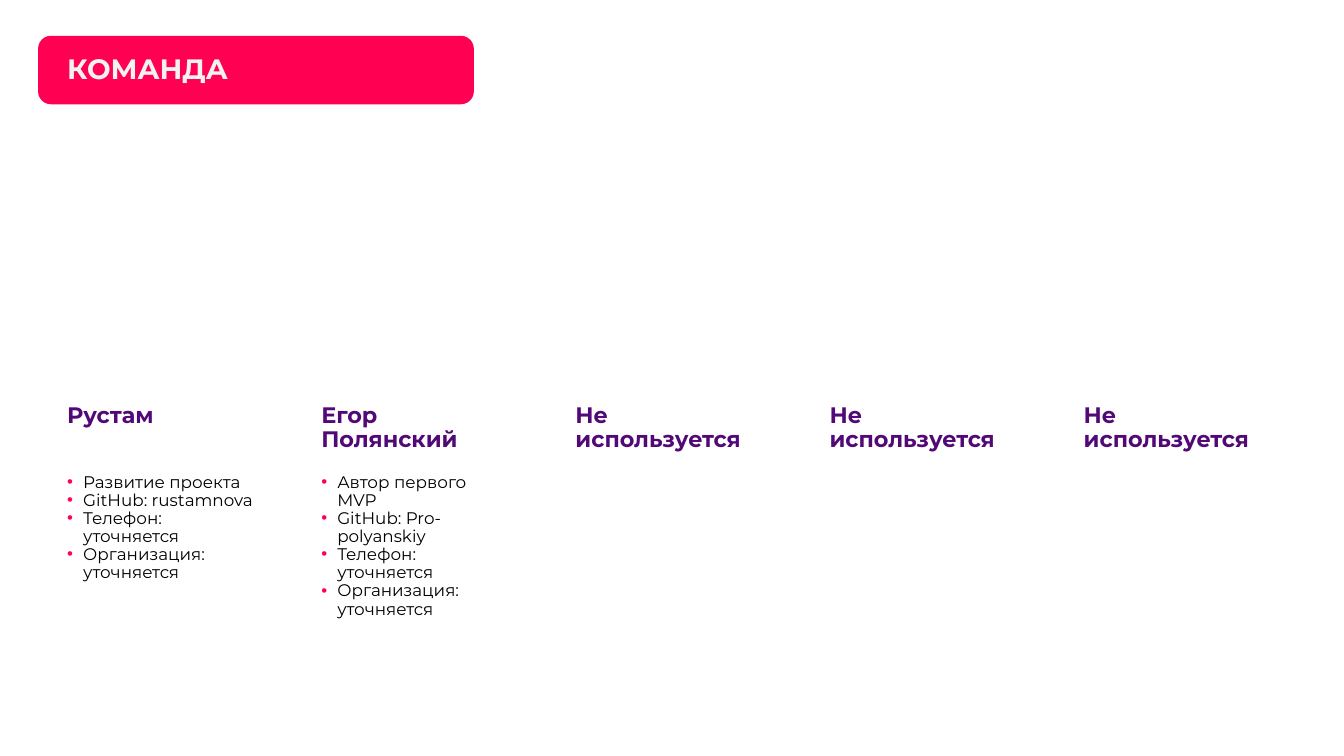
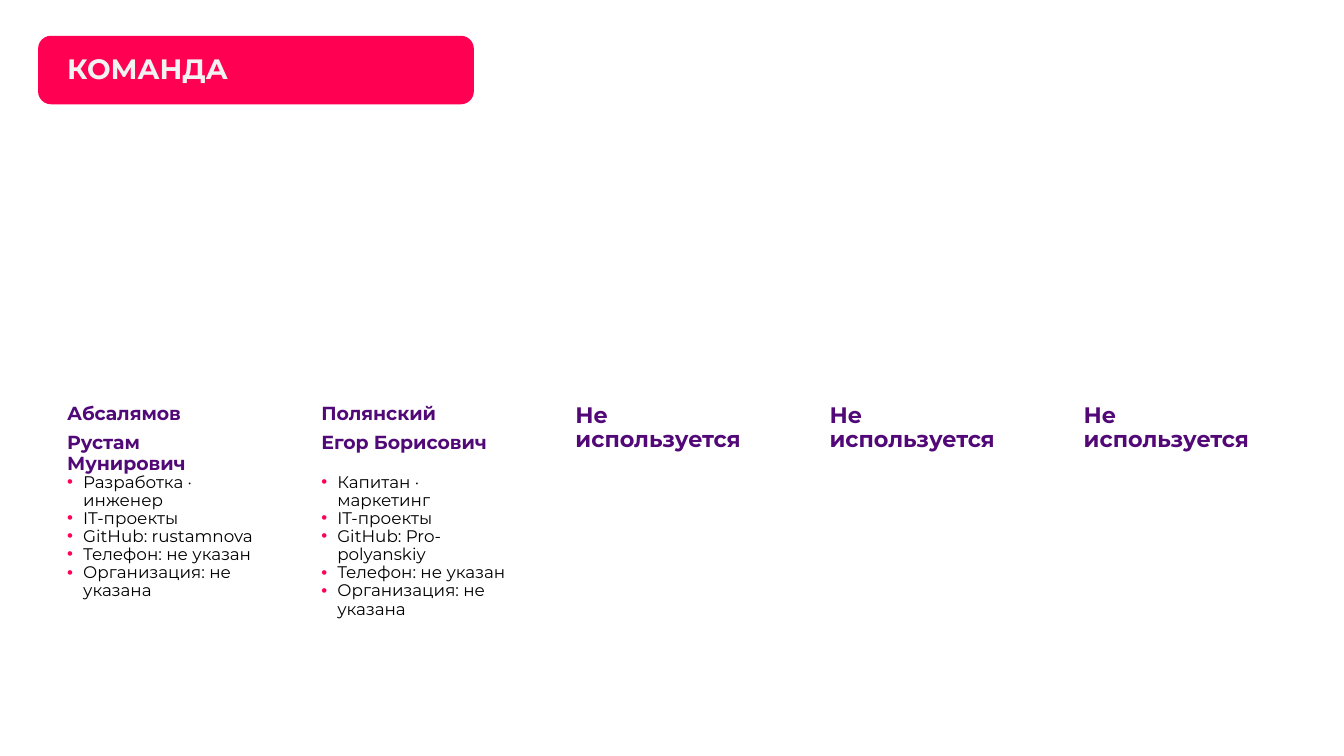
Before and after one commit to rustamnova/greenleaves, a slide deck: slide 3 of site/materials/greenleaves-lct2026.pptx. Drawn at 1344x756 pixels with LibreOffice and Linux fonts; fonts in the diff are those of the drawing; background and template pictures are left out. Boxes give left, top, right and bottom in pixels: in the first picture for what was removed or moved away, otherwise in the second. Text is boxed around its words. In the diff, an @@ line names an element or a change of style, - is before the commit and + after.

```diff
--- a/site/materials/greenleaves-lct2026.pptx
+++ b/site/materials/greenleaves-lct2026.pptx
@@ text at (x1=67, y1=405, x2=185, y2=474): text changed; size 16 to 13.5 pt; text colour #520977 to #520978 @@
-Рустам
+Абсалямов
+Рустам Мунирович
@@ text at (x1=321, y1=405, x2=487, y2=453): text changed; size 16 to 13.5 pt; text colour #520977 to #520978 @@
-Егор Полянский
+Полянский
+Егор Борисович
@@ text at (x1=83, y1=471, x2=183, y2=528): text changed @@
-• Развитие проекта
+• Разработка · инженер
+• IT-проекты
@@ text at (x1=337, y1=476, x2=432, y2=528): text changed @@
-• Автор первого MVP
+• Капитан · маркетинг
+• IT-проекты
@@ text at (x1=83, y1=547, x2=251, y2=600): text changed @@
-• Телефон: уточняется
-• Организация: уточняется
+• Телефон: не указан
+• Организация: не указана
@@ text at (x1=337, y1=562, x2=506, y2=619): text changed @@
-• Телефон: уточняется
-• Организация: уточняется
+• Телефон: не указан
+• Организация: не указана
```
Also in this commit, not shown: 1 other slide changed, 19 other files.
